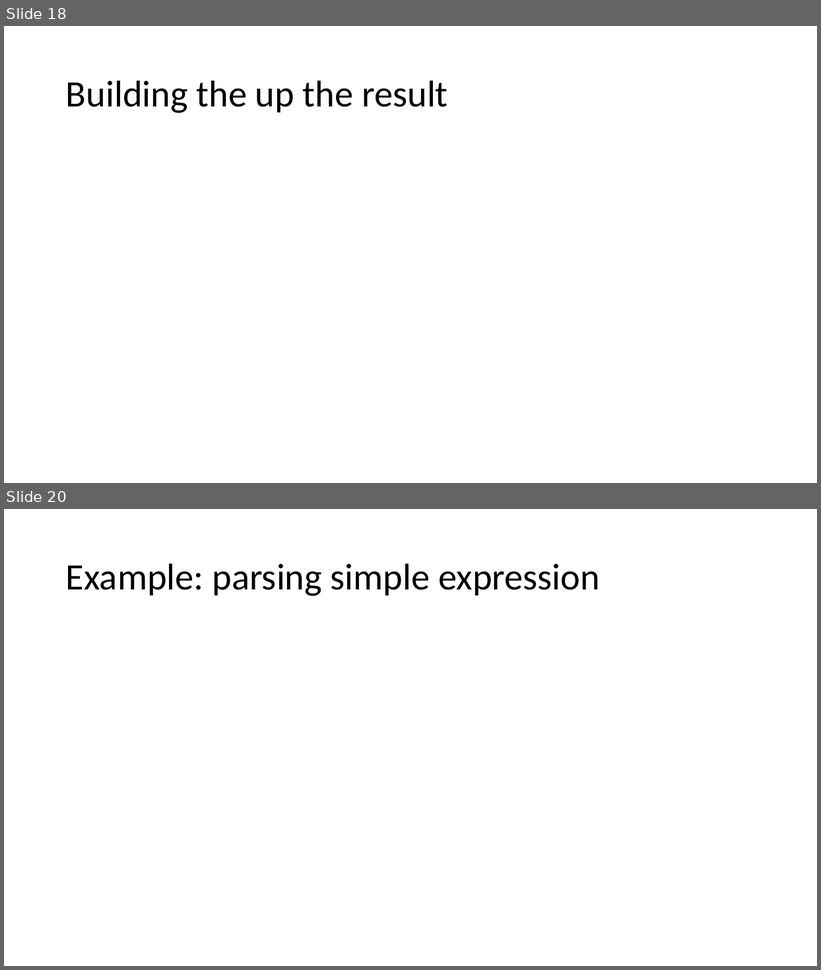
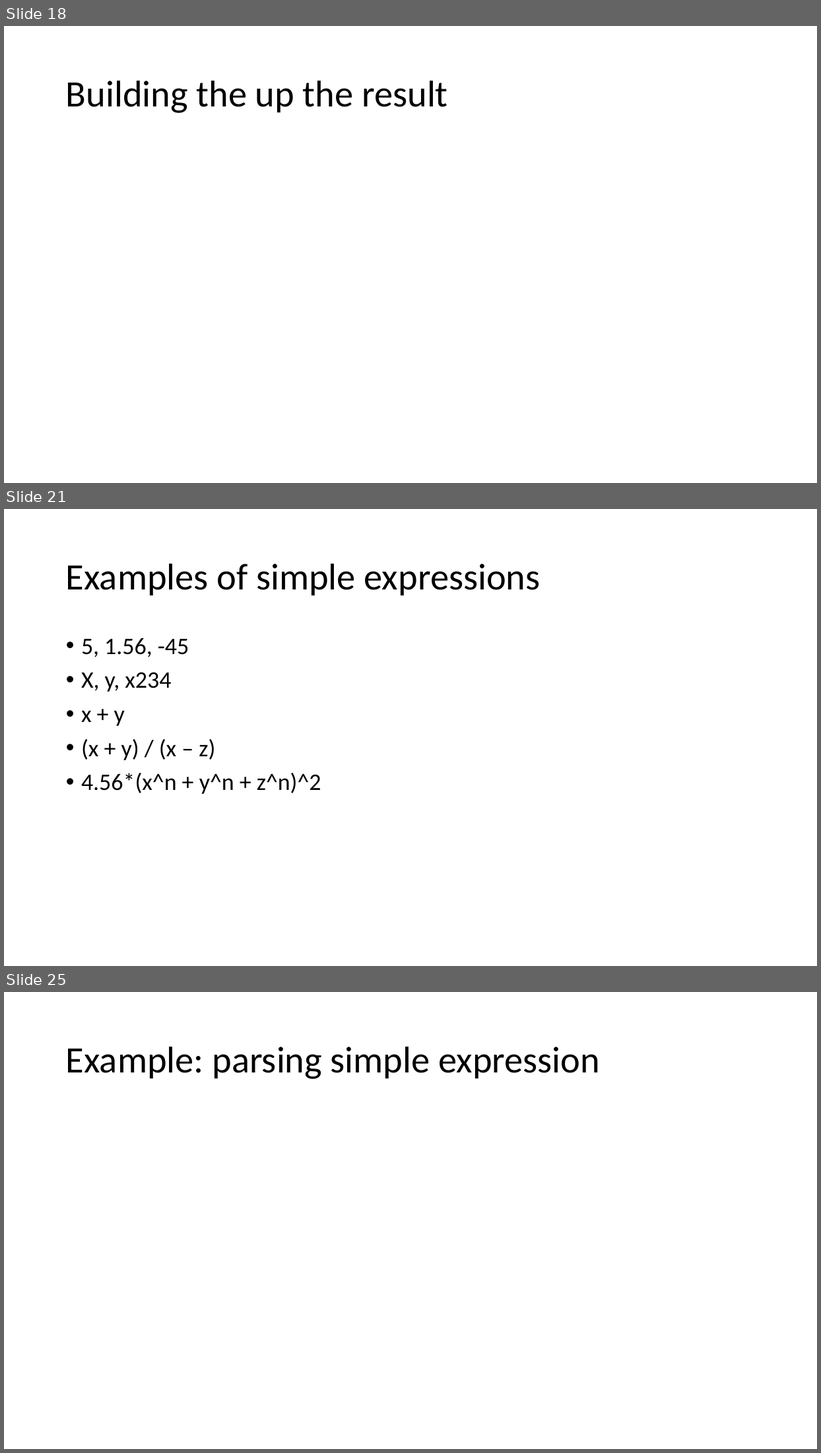
Before and after one commit to atiboros/PracticalFParsec, a slide deck: Slides/Practical FParsec V2.pptx. Shown one above the other, each under a label of ours: slides 18 and 20 before the commit, slides 18, 21 and 25 after it; the slides between them are not shown. The pictures are 821x970 and 821x1453 pixels, drawn with LibreOffice and Linux fonts; fonts in the diff are those of the drawing. Boxes give left, top, right and bottom in pixels: in the first picture for what was removed or moved away, otherwise in the second. Text is boxed around its words. In the diff, an @@ line names an element or a change of style, - is before the commit and + after.

Commit message:
Simple expression parser BNF

```diff
--- a/Slides/Practical FParsec V2.pptx
+++ b/Slides/Practical FParsec V2.pptx
@@ slide 21 added at (4, 509, 817, 966), background #FFFFFF @@
@@ title added at (66, 563, 541, 595), 44 pt, text #000000 @@
+Examples of simple expressions
@@ text added at (81, 638, 321, 794), 28 pt, text #000000 @@
+• 5, 1.56, -45
+• X, y, x234
+• x + y
+• (x + y) / (x – z)
+• 4.56*(x^n + y^n + z^n)^2
@@ what was slide 20 is now slide 25 @@
```
Also in this commit, not shown: 2 slides changed, 4 other slides added, 2 other files.
